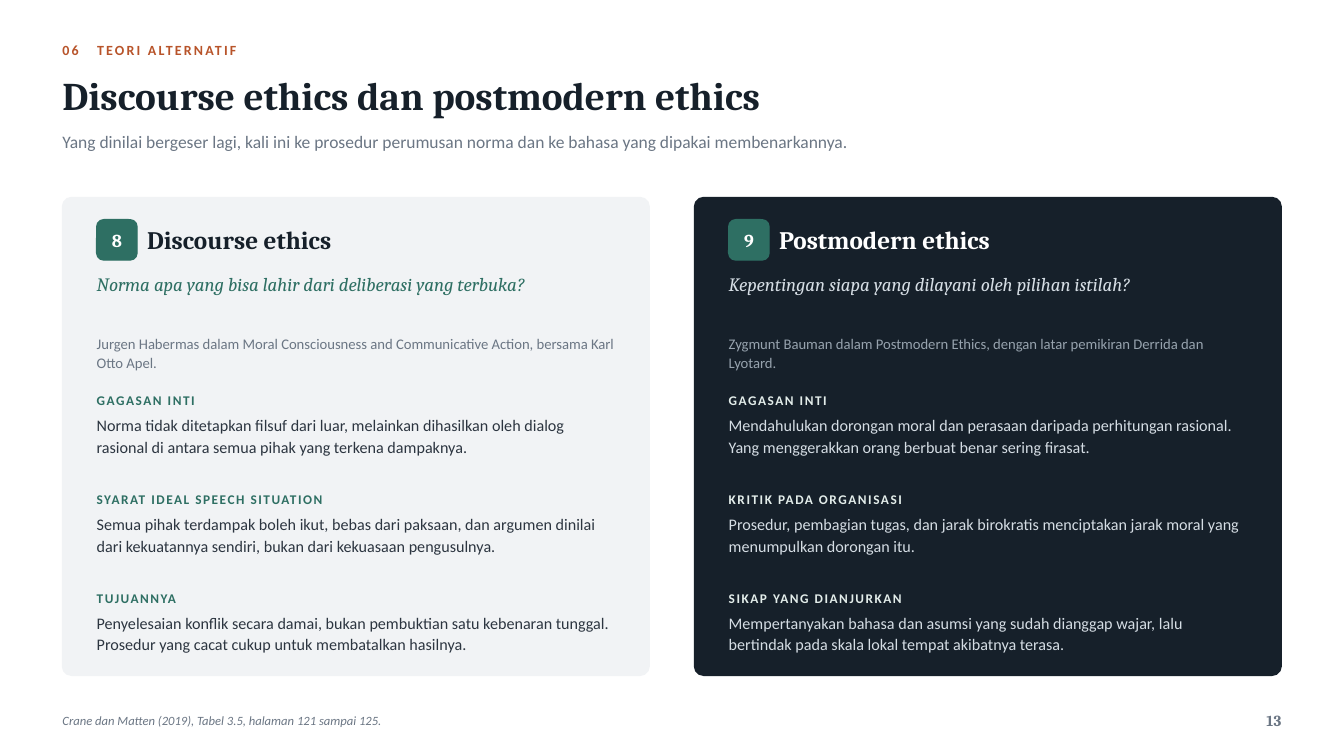
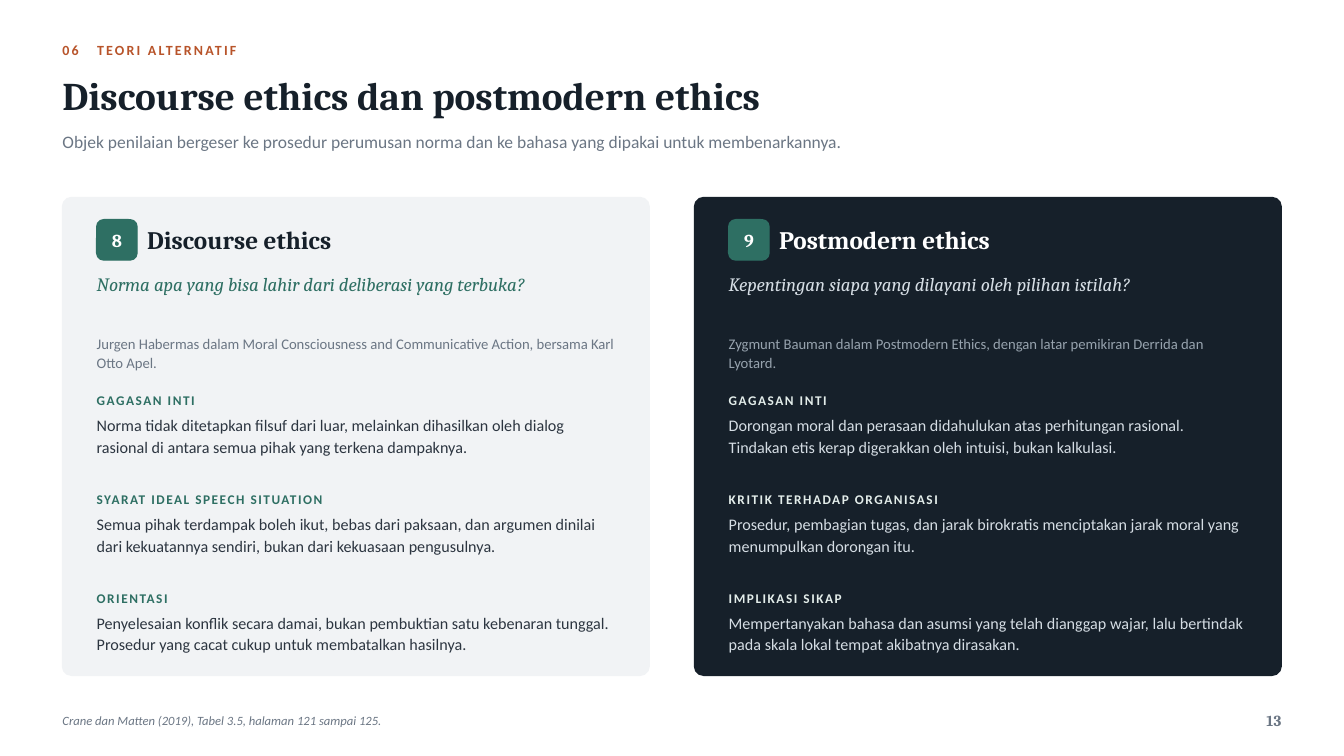
Before and after one commit to aslihabnuri/Dom-Manipulation, a slide deck: slide 13 of business-ethics/Evaluating-Business-Ethics-Hilirisasi-Nikel.pptx. Drawn at 1344x756 pixels with LibreOffice and Linux fonts; fonts in the diff are those of the drawing. Boxes give left, top, right and bottom in pixels: in the first picture for what was removed or moved away, otherwise in the second. Text is boxed around its words. In the diff, an @@ line names an element or a change of style, - is before the commit and + after.

```diff
--- a/business-ethics/Evaluating-Business-Ethics-Hilirisasi-Nikel.pptx
+++ b/business-ethics/Evaluating-Business-Ethics-Hilirisasi-Nikel.pptx
@@ text at (62,136,841,151): text changed @@
-Yang dinilai bergeser lagi, kali ini ke prosedur perumusan norma dan ke bahasa yang dipakai membenarkannya.
+Objek penilaian bergeser ke prosedur perumusan norma dan ke bahasa yang dipakai untuk membenarkannya.
@@ text at (729,420,1183,456): text changed @@
-Mendahulukan dorongan moral dan perasaan daripada perhitungan rasional. Yang menggerakkan orang berbuat benar sering firasat.
+Dorongan moral dan perasaan didahulukan atas perhitungan rasional. Tindakan etis kerap digerakkan oleh intuisi, bukan kalkulasi.
@@ text at (729,486,1247,512): text changed @@
-KRITIK PADA ORGANISASI
+KRITIK TERHADAP ORGANISASI
@@ text at (97,585,615,611): text changed @@
-TUJUANNYA
+ORIENTASI
@@ text at (729,594,841,603): text changed @@
-SIKAP YANG DIANJURKAN
+IMPLIKASI SIKAP
@@ text at (729,618,1243,653): text changed @@
-Mempertanyakan bahasa dan asumsi yang sudah dianggap wajar, lalu bertindak pada skala lokal tempat akibatnya terasa.
+Mempertanyakan bahasa dan asumsi yang telah dianggap wajar, lalu bertindak pada skala lokal tempat akibatnya dirasakan.
```
Also in this commit, not shown: 19 other slides changed, 1 other file.
